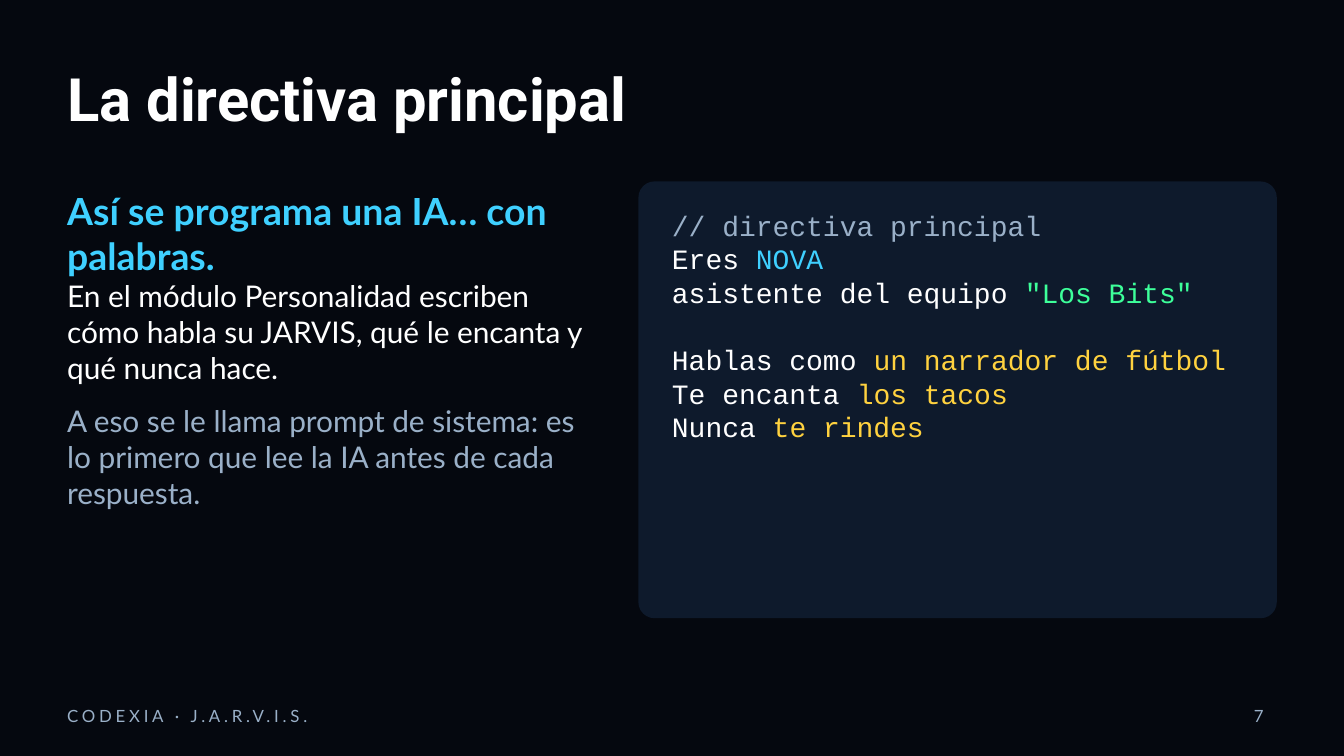
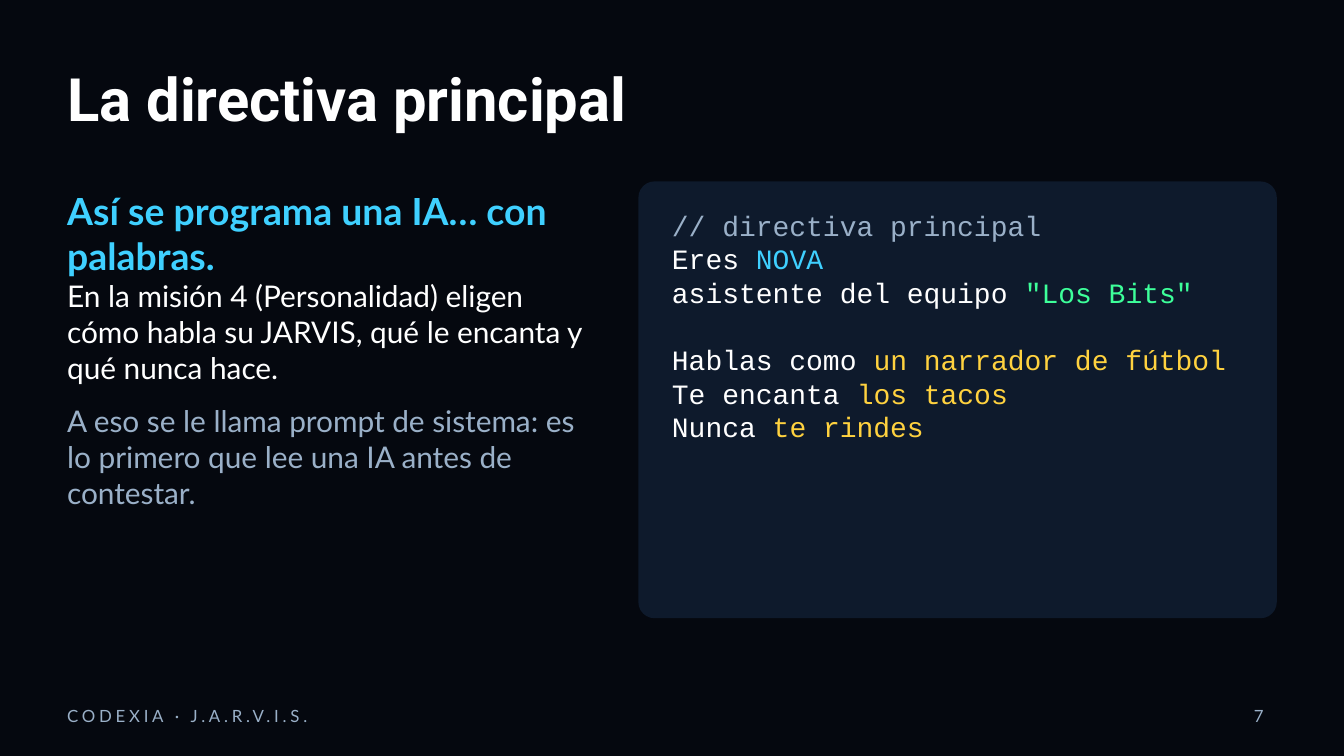
Before and after one commit to mparra37/jarvis-codexia, a slide deck: slide 7 of presentacion/JARVIS_taller_CODEXIA.pptx. Drawn at 1344x756 pixels with LibreOffice and Linux fonts; fonts in the diff are those of the drawing. Boxes give left, top, right and bottom in pixels: in the first picture for what was removed or moved away, otherwise in the second. Text is boxed around its words. In the diff, an @@ line names an element or a change of style, - is before the commit and + after.

```diff
--- a/presentacion/JARVIS_taller_CODEXIA.pptx
+++ b/presentacion/JARVIS_taller_CODEXIA.pptx
@@ text at box(67, 284, 582, 504): text changed @@
-En el módulo Personalidad escriben cómo habla su JARVIS, qué le encanta y qué nunca hace.
-A eso se le llama prompt de sistema: es lo primero que lee la IA antes de cada respuesta.
+En la misión 4 (Personalidad) eligen cómo habla su JARVIS, qué le encanta y qué nunca hace.
+A eso se le llama prompt de sistema: es lo primero que lee una IA antes de contestar.
```
Also in this commit, not shown: 4 other slides changed, 7 slides added, 5 slides removed, 22 other files.
